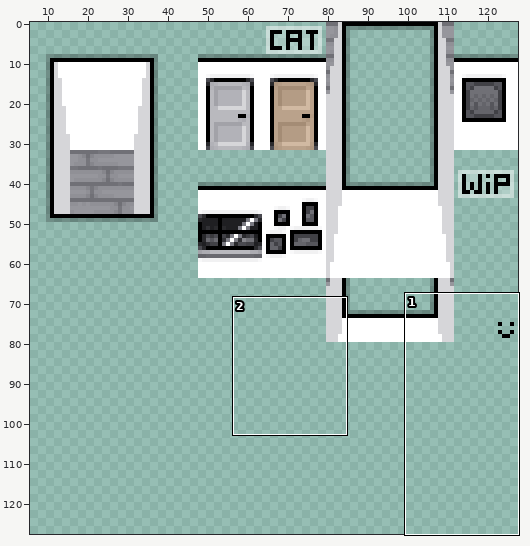
File history of a sprite sheet, assets/textures/room.png. The first picture is a wide view before the edit; the outline marks the close-up.
Close-up. Before the edit:
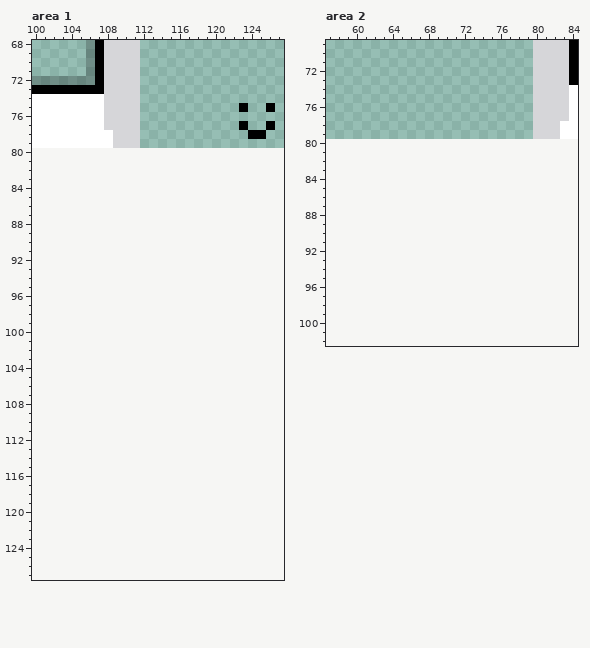
The file is 128x80 pixels. Pixels under 10% opacity are left out. Colours within 5 levels of each other are drawn and written as one. Shown: area 1: x 100..127, y 68..127; area 2: x 57..84, y 69..102. The old version is drawn lined up with the new one, on the new canvas. The wide view leaves out empty margins.
New version:
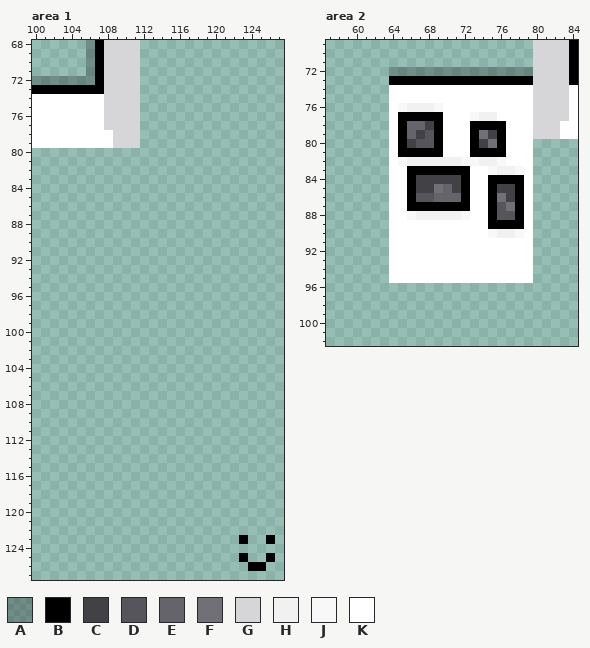
Palette (. is transparent): A #00000040  B #000000  C #414146  D #55555b  E #64646a  F #707076  G #d6d6d9  H #f1f1f2  J #f8f8f9  K #ffffff
Difference:
canvas 128x80 -> 128x128
--- area 1
@@ x 121..127 @@
  74 .......
- 75 ..B..B.
+ 75 .......
  76 .......
- 77 ..B..B.
- 78 ...BB..
+ 77 .......
+ 78 .......
  79 .......
@@ x 121..127 @@
 122 .......
-123 .......
+123 ..B..B.
 124 .......
-125 .......
-126 .......
+125 ..B..B.
+126 ...BB..
 127 .......
--- area 2
@@ x 57..84 @@
  71 .......................GGGGB
- 72 .......................GGGGB
- 73 .......................GGGGB
- 74 .......................GGGGK
- 75 .......................GGGGK
- 76 .......................GGGGK
- 77 .......................GGGGK
- 78 .......................GGGKK
- 79 .......................GGGKK
- 80 ............................
- 81 ............................
- 82 ............................
- 83 ............................
- 84 ............................
- 85 ............................
- 86 ............................
- 87 ............................
- 88 ............................
- 89 ............................
- 90 ............................
- 91 ............................
- 92 ............................
- 93 ............................
- 94 ............................
- 95 ............................
+ 72 .......AAAAAAAAAAAAAAAAGGGGB
+ 73 .......BBBBBBBBBBBBBBBBGGGGB
+ 74 .......KKKKKKKKKKKKKKKKGGGGK
+ 75 .......KKKKKKKKKKKKKKKKGGGGK
+ 76 .......KJHHHJKKKKKKKKKKGGGGK
+ 77 .......KBBBBBKKKJHHKKKKGGGGK
+ 78 .......KBEECBKKKBBBBKKKGGGKK
+ 79 .......KBECDBKKKBFCBKKKGGGKK
+ 80 .......KBCDDBKKKBCFBKKK.....
+ 81 .......KBBBBBKKKBBBBKKK.....
+ 82 .......KJHHHHHHJJHHJKKK.....
+ 83 .......KKBBBBBBBKKJHHJK.....
+ 84 .......KKBCCCCCBKKBBBBK.....
+ 85 .......KKBCCFECBKKBCCBK.....
+ 86 .......KKBDDEEEBKKBFCBK.....
+ 87 .......KKBBBBBBBKKBDFBK.....
+ 88 .......KKJHHHHHJKKBDDBK.....
+ 89 .......KKKKKKKKKKKBBBBK.....
+ 90 .......KKKKKKKKKKKJHHJK.....
+ 91 .......KKKKKKKKKKKKKKKK.....
+ 92 .......KKKKKKKKKKKKKKKK.....
+ 93 .......KKKKKKKKKKKKKKKK.....
+ 94 .......KKKKKKKKKKKKKKKK.....
+ 95 .......KKKKKKKKKKKKKKKK.....
  96 ............................
